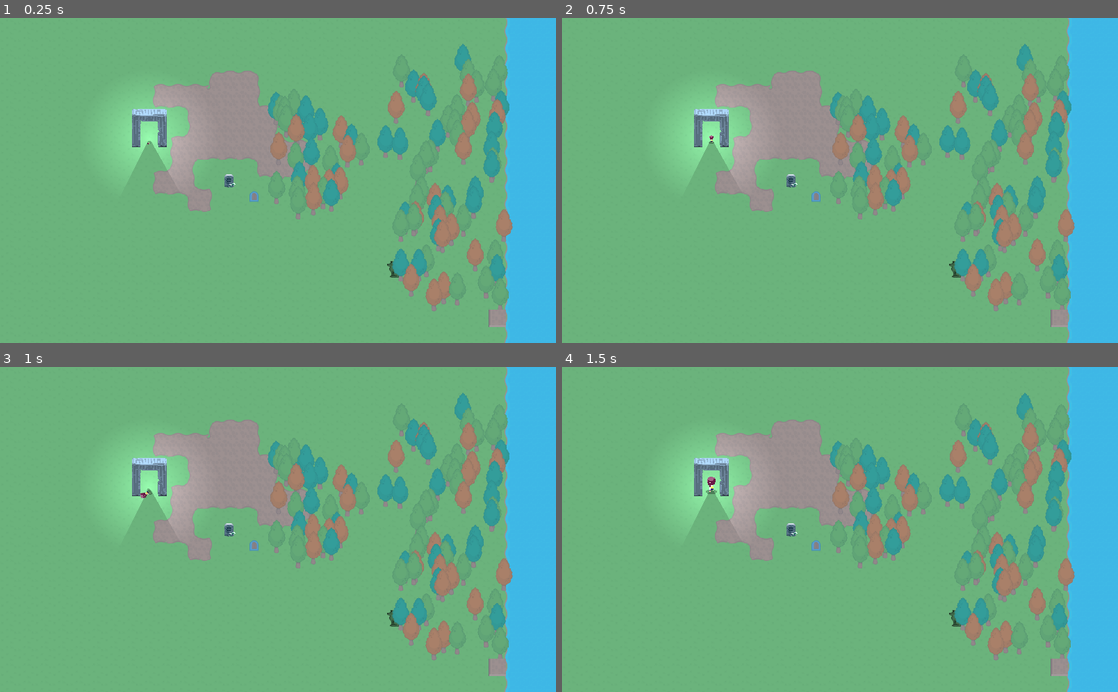
Above: before the commit, frames 1-4 (two rows, left to right).
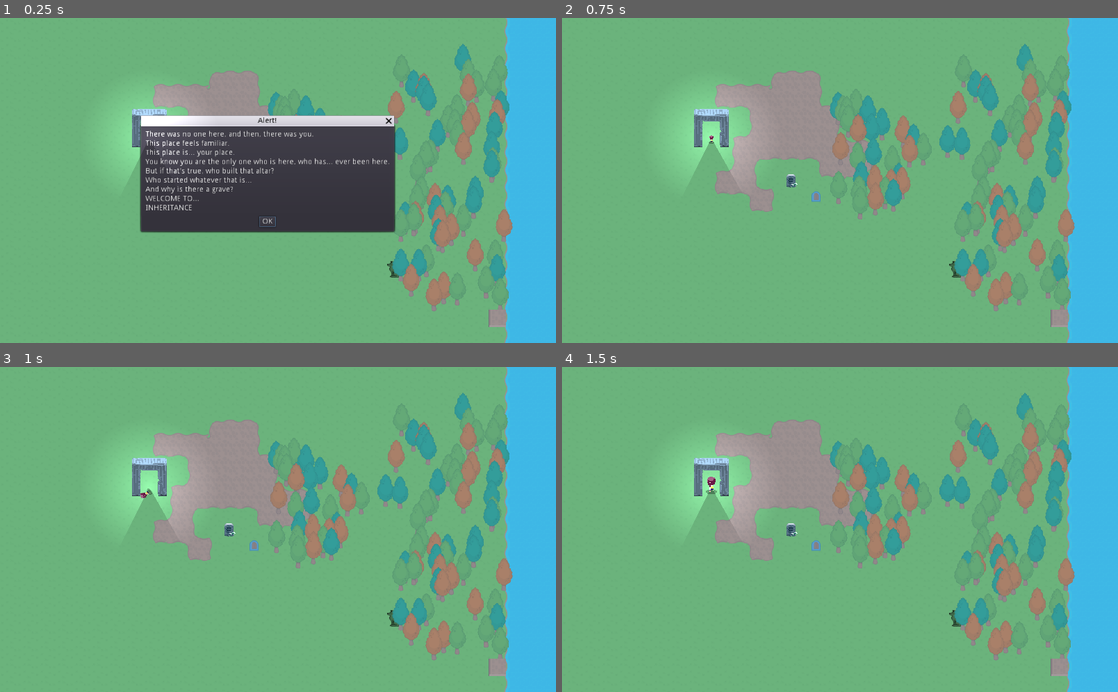
Above: after the commit, the same moments.

Repository: bagedevimo/pxljam19
Game: Godot game, scene res://Game.tscn
Two runs of this game, one before a commit and one after it. Both use one fixed random seed, a clock stepped at 60 frames per second and the inputs below.
Inputs (mouse positions are in pixels of both pictures, inside the frame that each line leads up to):
- Up to frame 1 (0.25 s): no input
- Up to frame 2 (0.75 s): click (828, 222) at 0.5 s, where only the run after the commit has a clickable "OK"
- Up to frame 3 (1 s): no input
- Up to frame 4 (1.5 s): hold Right (ui_right) from 1.28 s (still down)

The runs differ from the first frame. In frame 1, 16% of the frame differs, in the area x 25-72%, y 29-67%; in frame 2, nothing differs; in frame 3, nothing differs; in frame 4, nothing differs.

Commit message:
Introduced intro

Diff:
--- /dev/null
+++ b/Game.gd
@@ -0,0 +1,14 @@
+extends Node2D
+
+# Declare member variables here. Examples:
+# var a = 2
+# var b = "text"
+
+# Called when the node enters the scene tree for the first time.
+func _ready():
+	$Intro.find_node("AcceptDialog").popup()
+	pass # Replace with function body.
+
+# Called every frame. 'delta' is the elapsed time since the previous frame.
+#func _process(delta):
+#	pass
--- a/Game.tscn
+++ b/Game.tscn
@@ -1,23 +1,26 @@
-[gd_scene load_steps=11 format=2]
+[gd_scene load_steps=13 format=2]
 
-[ext_resource path="res://tileset.tres" type="TileSet" id=1]
-[ext_resource path="res://ForestGenerator.tscn" type="PackedScene" id=2]
-[ext_resource path="res://Tree.tscn" type="PackedScene" id=3]
-[ext_resource path="res://Gate.tscn" type="PackedScene" id=4]
-[ext_resource path="res://Wolf.tscn" type="PackedScene" id=5]
-[ext_resource path="res://Bridge.tscn" type="PackedScene" id=6]
-[ext_resource path="res://UnfinishedDogHouse.tscn" type="PackedScene" id=7]
-[ext_resource path="res://Player.tscn" type="PackedScene" id=8]
-[ext_resource path="res://Tombstone.tscn" type="PackedScene" id=9]
-[ext_resource path="res://Logs.tscn" type="PackedScene" id=10]
+[ext_resource path="res://Game.gd" type="Script" id=1]
+[ext_resource path="res://tileset.tres" type="TileSet" id=2]
+[ext_resource path="res://ForestGenerator.tscn" type="PackedScene" id=3]
+[ext_resource path="res://Tree.tscn" type="PackedScene" id=4]
+[ext_resource path="res://Gate.tscn" type="PackedScene" id=5]
+[ext_resource path="res://Wolf.tscn" type="PackedScene" id=6]
+[ext_resource path="res://Bridge.tscn" type="PackedScene" id=7]
+[ext_resource path="res://UnfinishedDogHouse.tscn" type="PackedScene" id=8]
+[ext_resource path="res://Player.tscn" type="PackedScene" id=9]
+[ext_resource path="res://Tombstone.tscn" type="PackedScene" id=10]
+[ext_resource path="res://Logs.tscn" type="PackedScene" id=11]
+[ext_resource path="res://Intro.tscn" type="PackedScene" id=12]
 
 [node name="Game" type="Node2D"]
+script = ExtResource( 1 )
 __meta__ = {
 "_edit_vertical_guides_": [  ]
 }
 
 [node name="Ground" type="TileMap" parent="."]
-tile_set = ExtResource( 1 )
+tile_set = ExtResource( 2 )
 cell_size = Vector2( 32, 32 )
 cell_quadrant_size = 128
 cell_y_sort = true
@@ -72,8 +75,10 @@
 drag_margin_right = 0.0
 drag_margin_bottom = 0.0
 
-[node name="Tombstone" parent="." instance=ExtResource( 9 )]
+[node name="Tombstone" parent="." instance=ExtResource( 10 )]
 position = Vector2( 421.822, 297.886 )
 
-[node name="Logs" parent="." instance=ExtResource( 10 )]
+[node name="Logs" parent="." instance=ExtResource( 11 )]
 position = Vector2( 852.182, 615.777 )
+
+[node name="Intro" parent="." instance=ExtResource( 12 )]
--- /dev/null
+++ b/Intro.tscn
@@ -0,0 +1,22 @@
+[gd_scene format=2]
+
+[node name="Intro" type="Node2D"]
+position = Vector2( 100, 100 )
+z_index = 13
+
+[node name="AcceptDialog" type="AcceptDialog" parent="."]
+visible = true
+margin_left = 260.0
+margin_top = 200.0
+margin_right = 726.0
+margin_bottom = 394.0
+popup_exclusive = true
+dialog_text = "There was no one here, and then, there was you.
+This place feels familiar.
+This place is... your place.
+You know you are the only one who is here, who has... ever been here.
+But if that's true, who built that altar?
+Who started whatever that is...
+And why is there a grave?
+WELCOME TO...
+INHERITANCE"
Not shown: 1 places in Game.tscn that only renumber resources
